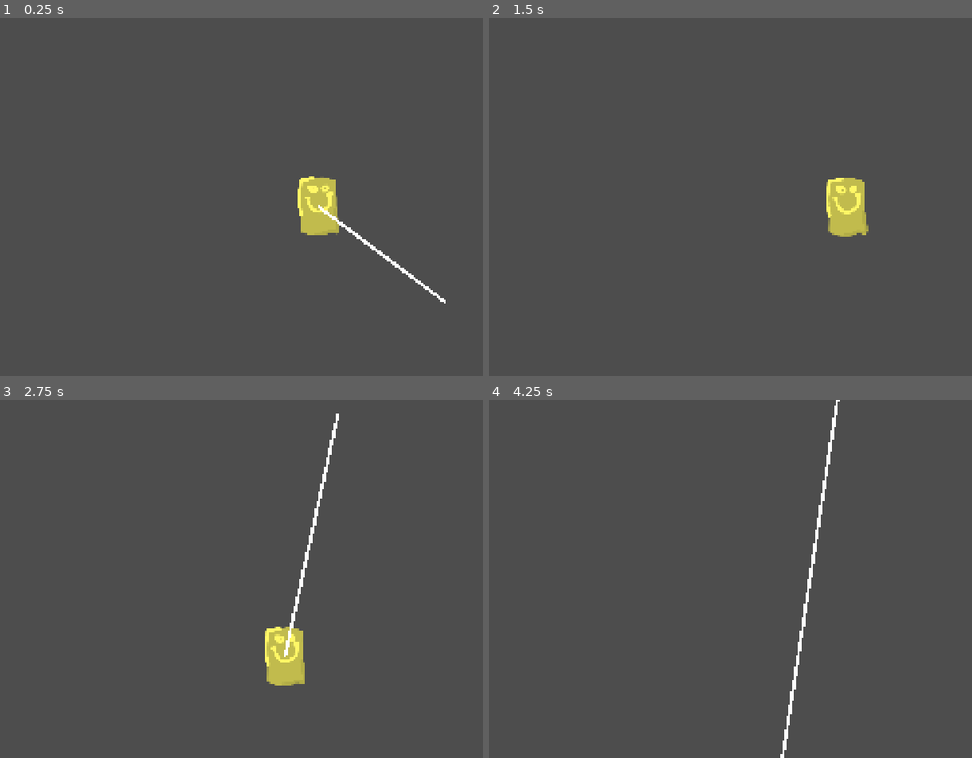
Above: before the commit, frames 1-4 (two rows, left to right).
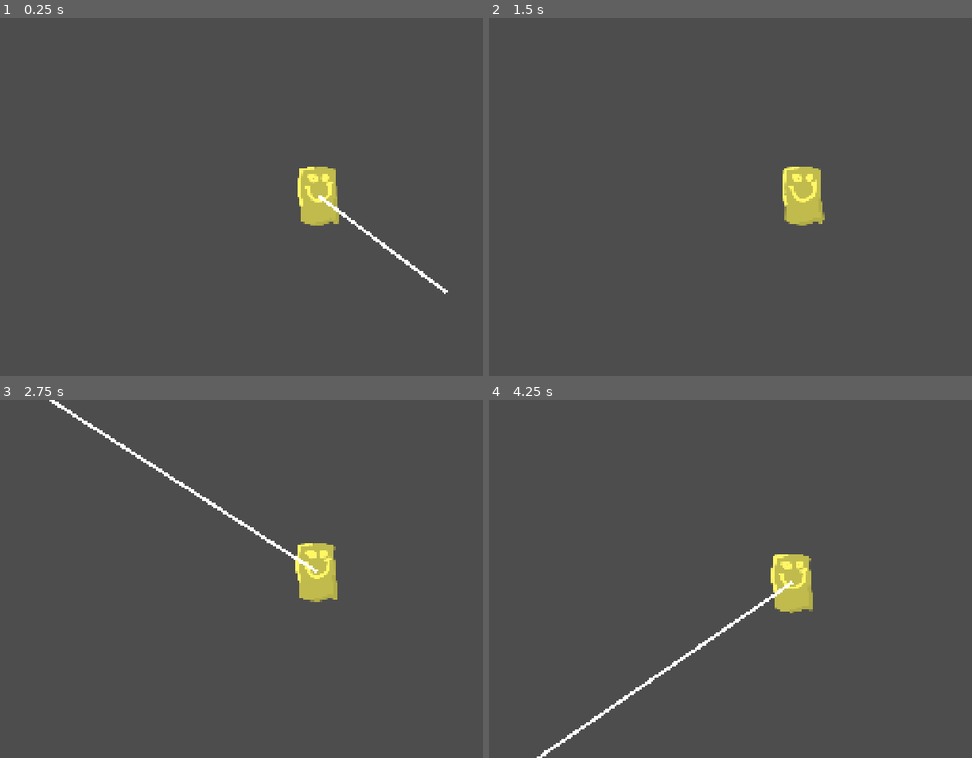
Above: after the commit, the same moments.

Repository: ParadoxicXenos/haven-game-wlg
Game: Godot game, scene res://Scenes/levels.tscn
Two runs of this game, one before a commit and one after it. Both use one fixed random seed, a clock stepped at 60 frames per second and the inputs below.
Inputs (mouse positions are in pixels of both pictures, inside the frame that each line leads up to):
- Up to frame 1 (0.25 s): no input
- Up to frame 2 (1.5 s): move the mouse to (947, 179) at 0.52 s; press the mouse at (947, 179) at 0.53 s; hold Right (right) from 0.53 s (still down); tap Up (up) at 0.77 s; move the mouse to (682, 214) at 1.27 s; release the mouse at (682, 214) at 1.28 s; click (682, 214) at 1.35 s
- Up to frame 3 (2.75 s): tap Up (up) at 1.52 s; move the mouse to (381, 500) at 2.02 s; release Right (right) at 2.03 s; press the mouse at (381, 500) at 2.03 s; hold Left (left) from 2.03 s (still down)
- Up to frame 4 (4.25 s): move the mouse to (773, 650) at 2.77 s; release Left (left) at 2.78 s; release the mouse at (773, 650) at 2.78 s; hold Right (right) from 2.78 s (still down); click (773, 650) at 2.85 s; tap Up (up) at 3.02, 3.77 s; move the mouse to (outside the picture) at 3.52 s; press the mouse at (outside the picture) at 3.53 s

The runs differ from the first frame. In frame 1, 1.4% of the frame differs, in the area x 61-93%, y 41-80%; in frame 2, 2.5%; in frame 3, 3.4%, in the area x 10-71%, y 0-80%; in frame 4, 2.4%.

Commit message:
lil fix

Diff:
--- a/game/Scenes/player.tscn
+++ b/game/Scenes/player.tscn
@@ -20,7 +20,7 @@
 
 [node name="Camera2D" type="Camera2D" parent="CharacterBody2D" unique_id=1906680485]
 position_smoothing_enabled = true
-position_smoothing_speed = 10.0
+position_smoothing_speed = 100.0
 
 [node name="arrow" parent="CharacterBody2D/Camera2D" unique_id=1599074295 node_paths=PackedStringArray("parent", "charBody") instance=ExtResource("3_6t5aa")]
 parent = NodePath("../../..")
--- a/game/Scripts/character_body_2d.gd
+++ b/game/Scripts/character_body_2d.gd
@@ -3,6 +3,7 @@
 
 const SPEED = 160.0
 const GRAVITY = 2000.0
+const FLYMULT = 4.0
 const JUMP_VELOCITY = -1000.0
 var xSpeed = 0
 var arrowSpeed : Vector2
@@ -20,9 +21,10 @@
 	var direction := Input.get_axis("left", "right")
 	if direction:
 		xSpeed += direction * SPEED
-	xSpeed *= 0.9
-	xSpeed += arrowSpeed.x * 10
-	velocity.y += arrowSpeed.y * 10
+	if is_on_floor():
+		xSpeed *= 0.9
+	xSpeed += arrowSpeed.x * FLYMULT
+	velocity.y += arrowSpeed.y * FLYMULT
 	velocity.x = move_toward(xSpeed, 0, SPEED)
 	arrowSpeed = Vector2(0,0)
 	move_and_slide()
